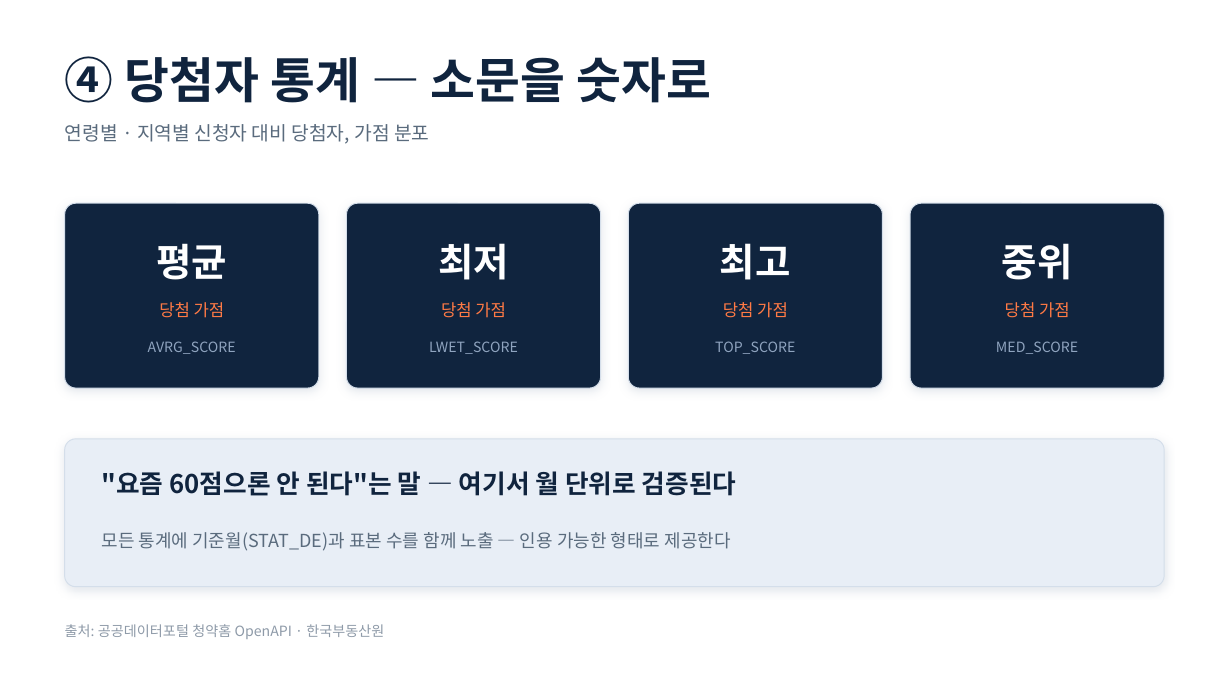
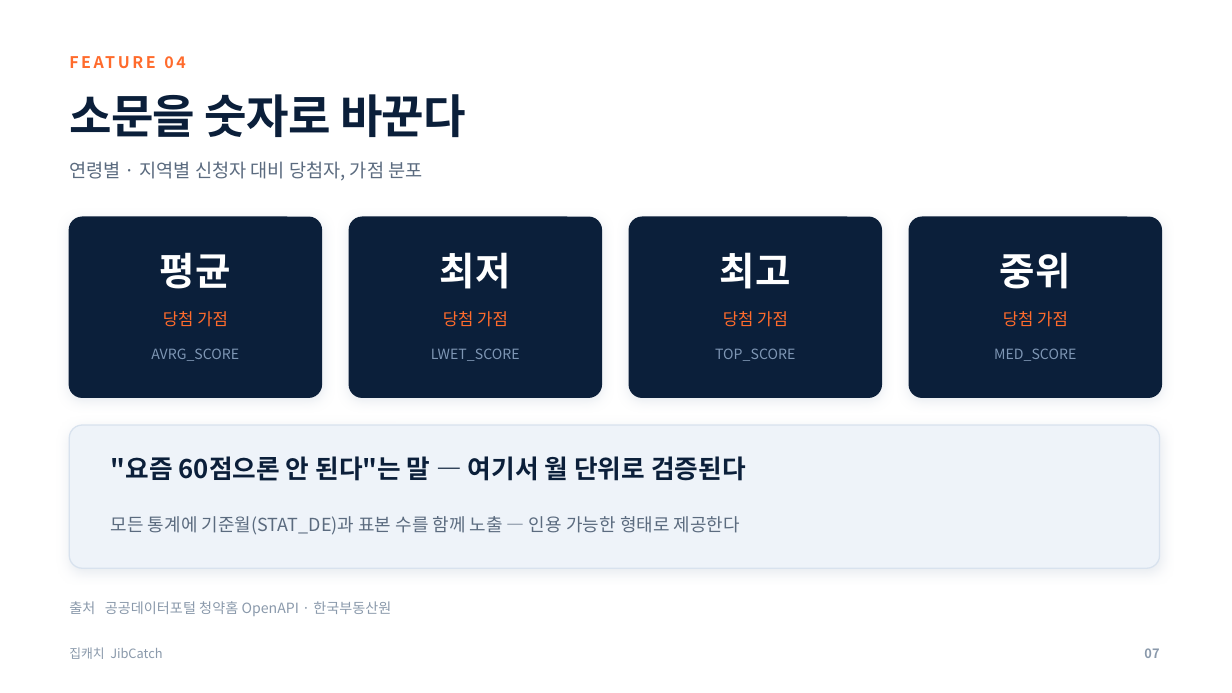
Before and after one commit to yubinxe/ch_insight, a slide deck: slide 9 of docs/presentation/집캐치_발표자료.pptx (slide 8 before the commit). Drawn at 1232x693 pixels with LibreOffice and Linux fonts; fonts in the diff are those of the drawing. Boxes give left, top, right and bottom in pixels: in the first picture for what was removed or moved away, otherwise in the second. Text is boxed around its words. In the diff, an @@ line names an element or a change of style, - is before the commit and + after.

```diff
--- a/docs/presentation/집캐치_발표자료.pptx
+++ b/docs/presentation/집캐치_발표자료.pptx
@@ text added at bbox=[69, 48, 1160, 76], 12.5 pt, text #FF6B2C, bold @@
+FEATURE 04
@@ text at bbox=[69, 94, 466, 137]: text changed; size 38 to 36 pt; text colour #10243E to #0B1F3A @@
-④ 당첨자 통계 — 소문을 숫자로
+소문을 숫자로 바꾼다
@@ text "연령별 · 지역별 신청자 대비 ...": place and size @@
-text "연령별 · 지역별 신청자 대비 ..." at bbox=[65, 124, 429, 144]
+text "연령별 · 지역별 신청자 대비 ..." at bbox=[69, 161, 422, 181]
@@ text "연령별 · 지역별 신청자 대비 ..." at bbox=[69, 161, 422, 181]: size 15 to 14.5 pt, text colour #5A6B7D to #5B6B7F @@
@@ fill #10243E to #0B1F3A; outline #D4DEEA 0.75 pt to #0B1F3A 1 pt; shadow changed; proportions changed in 4 elements at bbox=[629, 217, 882, 397], bbox=[349, 217, 602, 397], bbox=[909, 217, 1162, 397], bbox=[69, 217, 322, 397] @@
@@ rounded rectangle: place and size @@
-rounded rectangle at bbox=[65, 203, 319, 388]
+rounded rectangle at bbox=[69, 217, 322, 397]
@@ rounded rectangle: place and size @@
-rounded rectangle at bbox=[347, 203, 601, 388]
+rounded rectangle at bbox=[349, 217, 602, 397]
@@ rounded rectangle: place and size @@
-rounded rectangle at bbox=[628, 203, 883, 388]
+rounded rectangle at bbox=[629, 217, 882, 397]
@@ rounded rectangle: place and size @@
-rounded rectangle at bbox=[910, 203, 1165, 388]
+rounded rectangle at bbox=[909, 217, 1162, 397]
@@ text "평균": place and size @@
-text "평균" at bbox=[156, 243, 227, 280]
+text "평균" at bbox=[160, 252, 231, 289]
@@ text colour #FF7A45 to #FF6B2C in 4 elements at bbox=[723, 311, 788, 327], bbox=[1003, 311, 1068, 327], bbox=[443, 311, 508, 327], bbox=[163, 311, 228, 327] @@
@@ text "당첨 가점": place and size @@
-text "당첨 가점" at bbox=[159, 302, 225, 318]
+text "당첨 가점" at bbox=[163, 311, 228, 327]
@@ 6 texts: place and size @@
-6 texts at bbox=[438, 243, 1073, 318]
+6 texts at bbox=[440, 252, 1071, 327]
@@ text colour #8FA4BF to #7E96B4 in 4 elements at bbox=[715, 348, 795, 361], bbox=[994, 348, 1076, 361], bbox=[431, 348, 520, 361], bbox=[151, 348, 239, 361] @@
@@ text "AVRG_SCORE": place and size @@
-text "AVRG_SCORE" at bbox=[148, 341, 236, 354]
+text "AVRG_SCORE" at bbox=[151, 348, 239, 361]
@@ 3 texts: place and size @@
-3 texts at bbox=[429, 341, 1078, 354]
+3 texts at bbox=[431, 348, 1076, 361]
@@ rounded rectangle: place and size @@
-rounded rectangle at bbox=[65, 439, 1165, 587]
+rounded rectangle at bbox=[69, 425, 1160, 568]
@@ rounded rectangle at bbox=[69, 425, 1160, 568]: fill #E8EEF6 to #EEF3F9; outline #D4DEEA 0.75 pt to #D8E2EE 1 pt; shadow changed; proportions changed @@
@@ text ""요즘 60점으론 안 된다"는 말 ...": place and size @@
-text ""요즘 60점으론 안 된다"는 말 ..." at bbox=[102, 471, 737, 496]
+text ""요즘 60점으론 안 된다"는 말 ..." at bbox=[111, 456, 746, 481]
@@ text ""요즘 60점으론 안 된다"는 말 ..." at bbox=[111, 456, 746, 481]: text colour #10243E to #0B1F3A @@
@@ text "모든 통계에 기준월(STAT_DE)과 표본 수를 ...": place and size @@
-text "모든 통계에 기준월(STAT_DE)과 표본 수를 ..." at bbox=[102, 532, 731, 551]
+text "모든 통계에 기준월(STAT_DE)과 표본 수를 ..." at bbox=[111, 516, 740, 535]
@@ text "모든 통계에 기준월(STAT_DE)과 표본 수를 ..." at bbox=[111, 516, 740, 535]: text colour #5A6B7D to #5B6B7F @@
@@ text at bbox=[69, 601, 391, 616]: text changed; text colour #8E9AA8 to #8A99AB @@
-출처: 공공데이터포털 청약홈 OpenAPI · 한국부동산원
+출처 공공데이터포털 청약홈 OpenAPI · 한국부동산원
@@ text added at bbox=[69, 647, 162, 659], 10 pt, text #8A99AB @@
+집캐치 JibCatch
@@ text added at bbox=[1144, 648, 1159, 658], 10 pt, text #8A99AB, bold @@
+07
```
Also in this commit, not shown: 13 other slides changed, 4 slides added, 3 other files.
